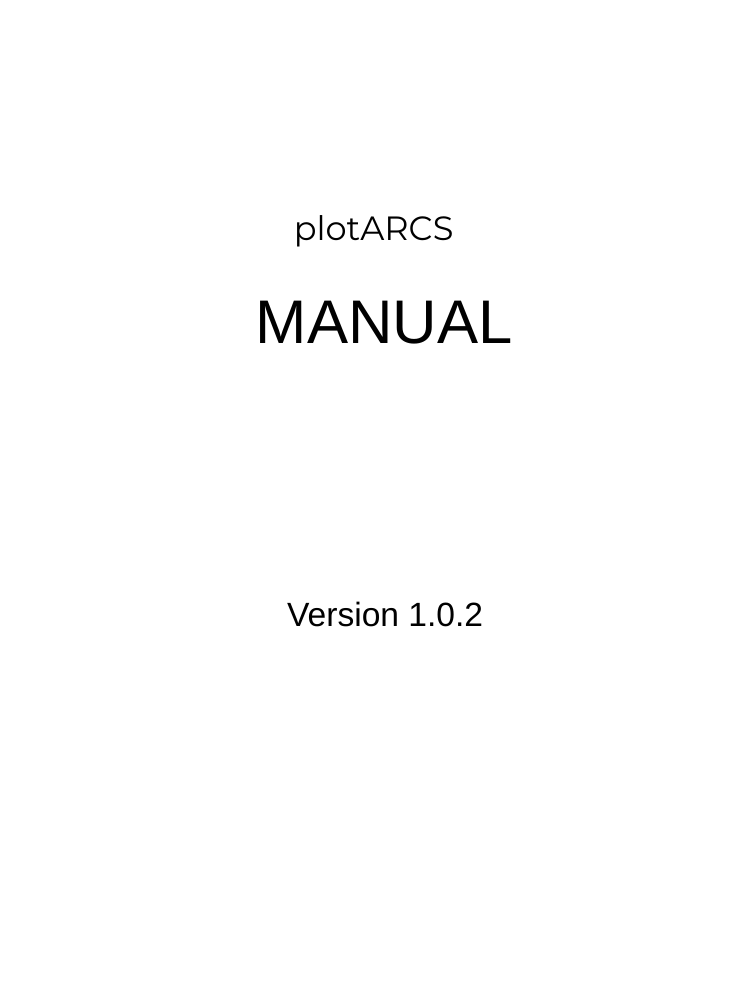
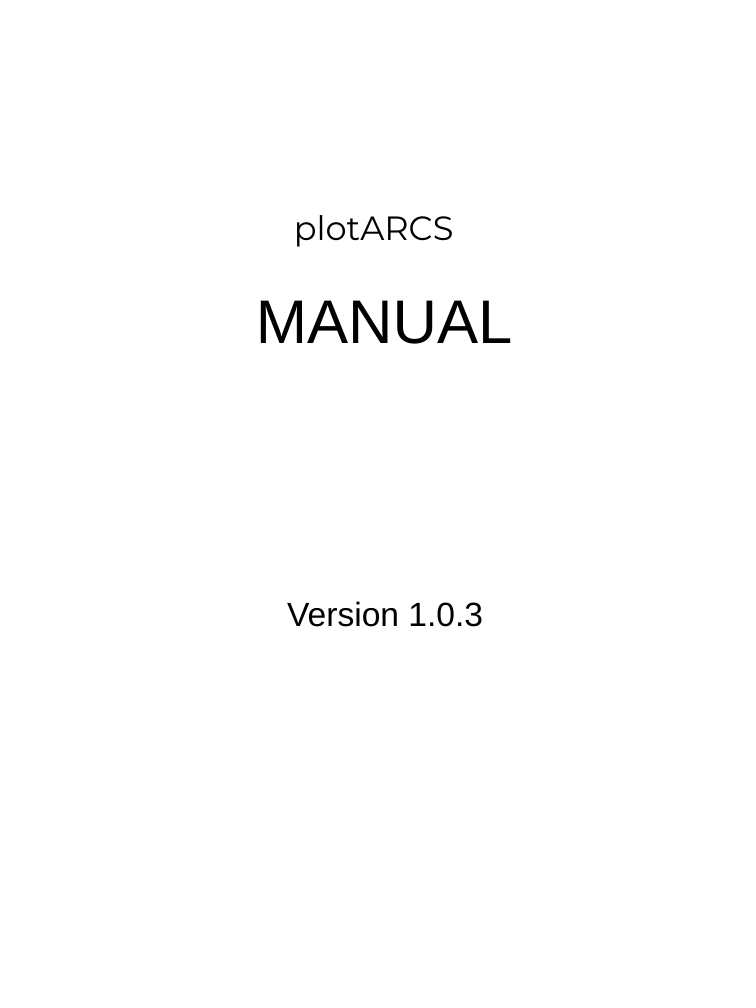
Before and after one commit to ornl-ndav/IdlGui, a slide deck: slide 2 of 1.0/doc/plotARCS_manual.ppt. Drawn at 756x1008 pixels with LibreOffice and Linux fonts; fonts in the diff are those of the drawing. Boxes give left, top, right and bottom in pixels: in the first picture for what was removed or moved away, otherwise in the second. Text is boxed around its words. In the diff, an @@ line names an element or a change of style, - is before the commit and + after.

Commit message:
Updaetd version number. This refs #236

```diff
--- a/1.0/doc/plotARCS_manual.ppt
+++ b/1.0/doc/plotARCS_manual.ppt
@@ text at (x1=287, y1=601, x2=483, y2=627): text changed @@
-Version 1.0.2
+Version 1.0.3
```
